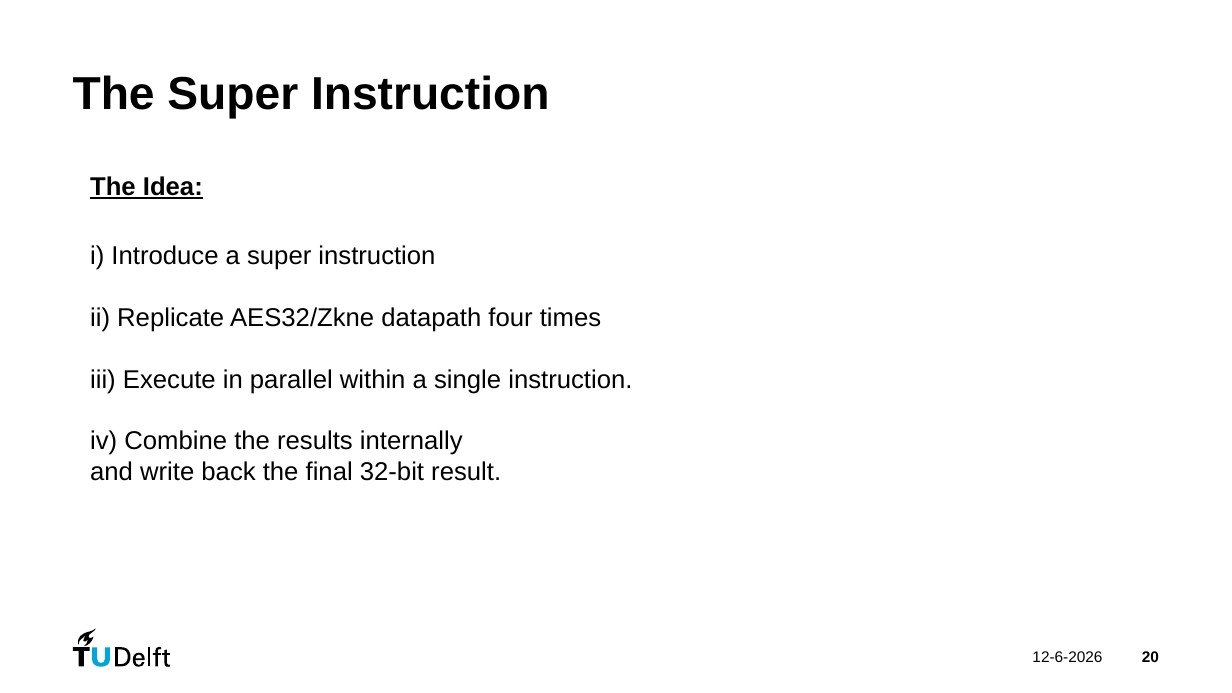
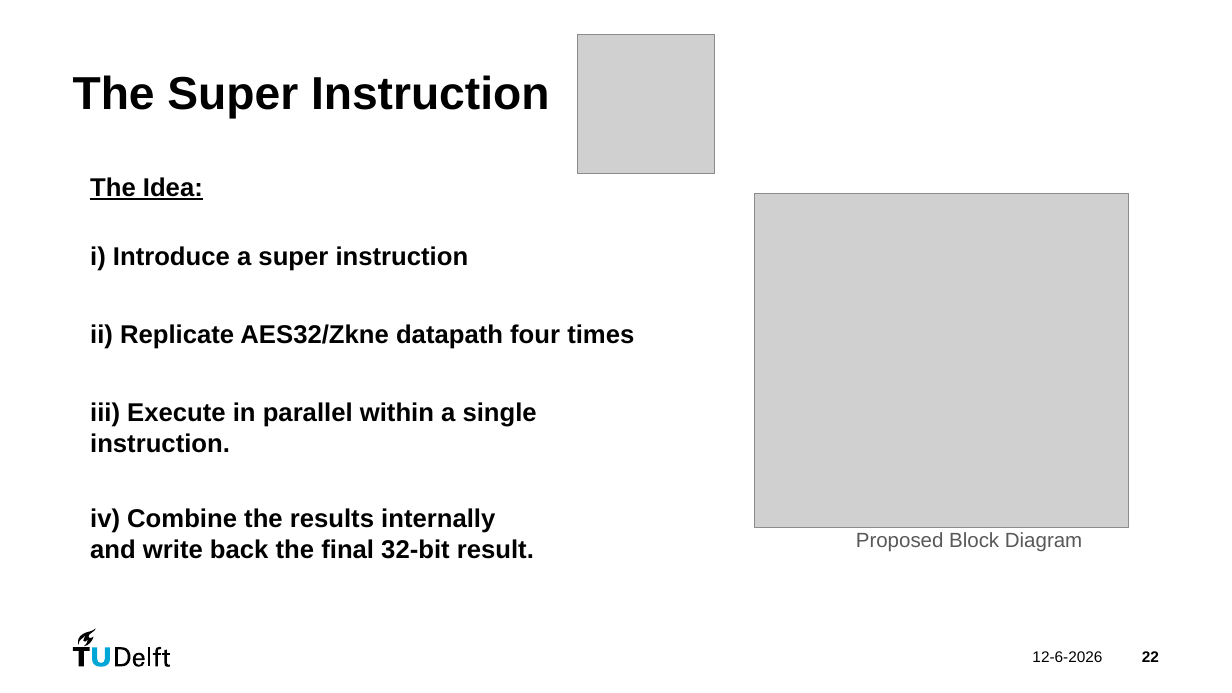
Before and after one commit to danieltyukov/tud-processor-design-project, a slide deck: slide 22 of PDP_group24.pptx (slide 20 before the commit). Drawn at 1232x693 pixels with LibreOffice and Linux fonts; fonts in the diff are those of the drawing; grey boxes stand for pictures. Boxes give left, top, right and bottom in pixels: in the first picture for what was removed or moved away, otherwise in the second. Text is boxed around its words. In the diff, an @@ line names an element or a change of style, - is before the commit and + after.

```diff
--- a/PDP_group24.pptx
+++ b/PDP_group24.pptx
@@ picture added at bbox=[578, 34, 715, 174] @@
@@ picture added at bbox=[755, 193, 1129, 527] @@
@@ text at bbox=[90, 246, 634, 559]: bold on @@
@@ text added at bbox=[856, 532, 1082, 552], 16 pt, text #595959 @@
+Proposed Block Diagram
@@ page number at bbox=[1142, 651, 1159, 662]: text changed @@
-20
+22
```
Also in this commit, not shown: 13 other slides changed, 2 slides added, 1 slide removed, 3 other files.
